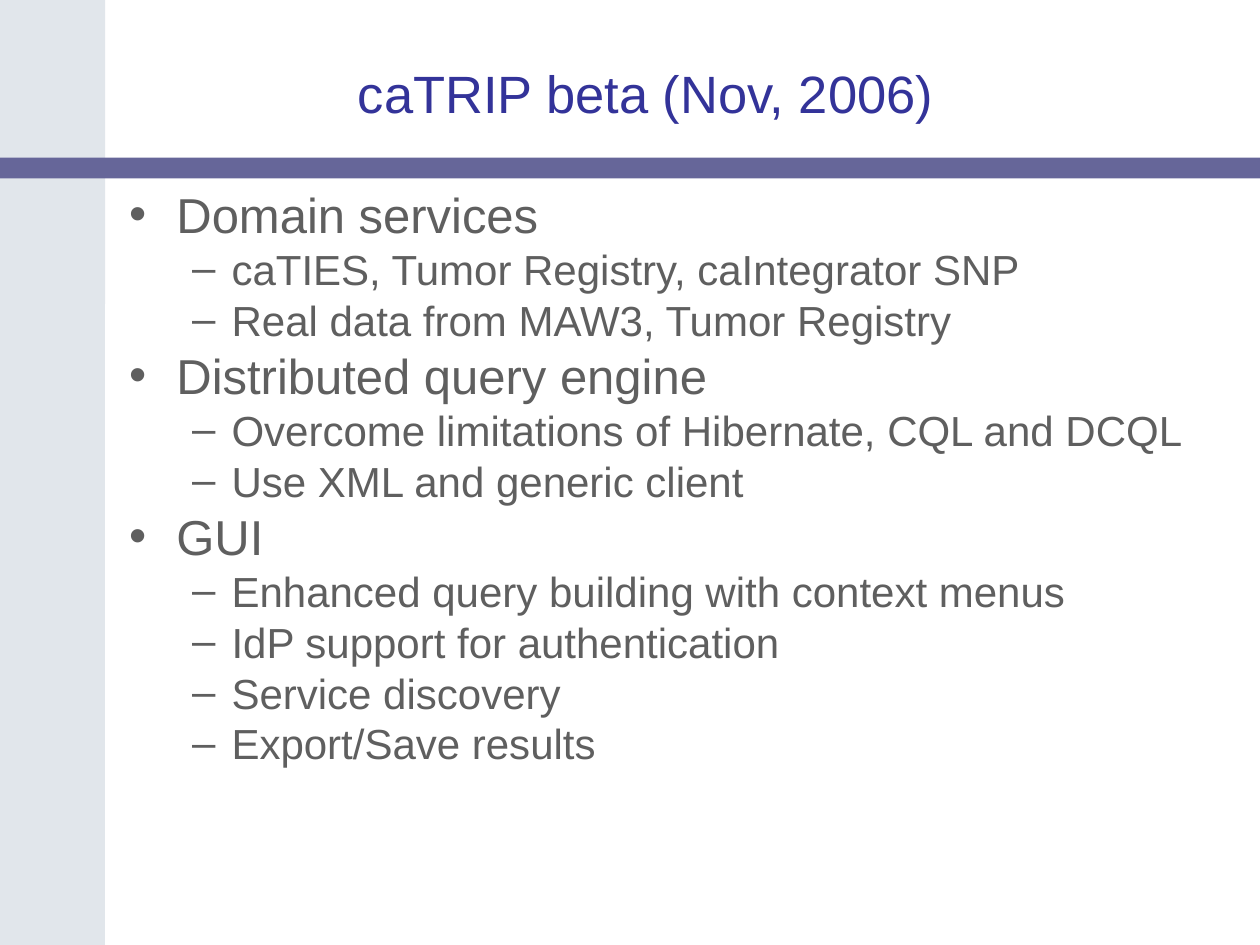
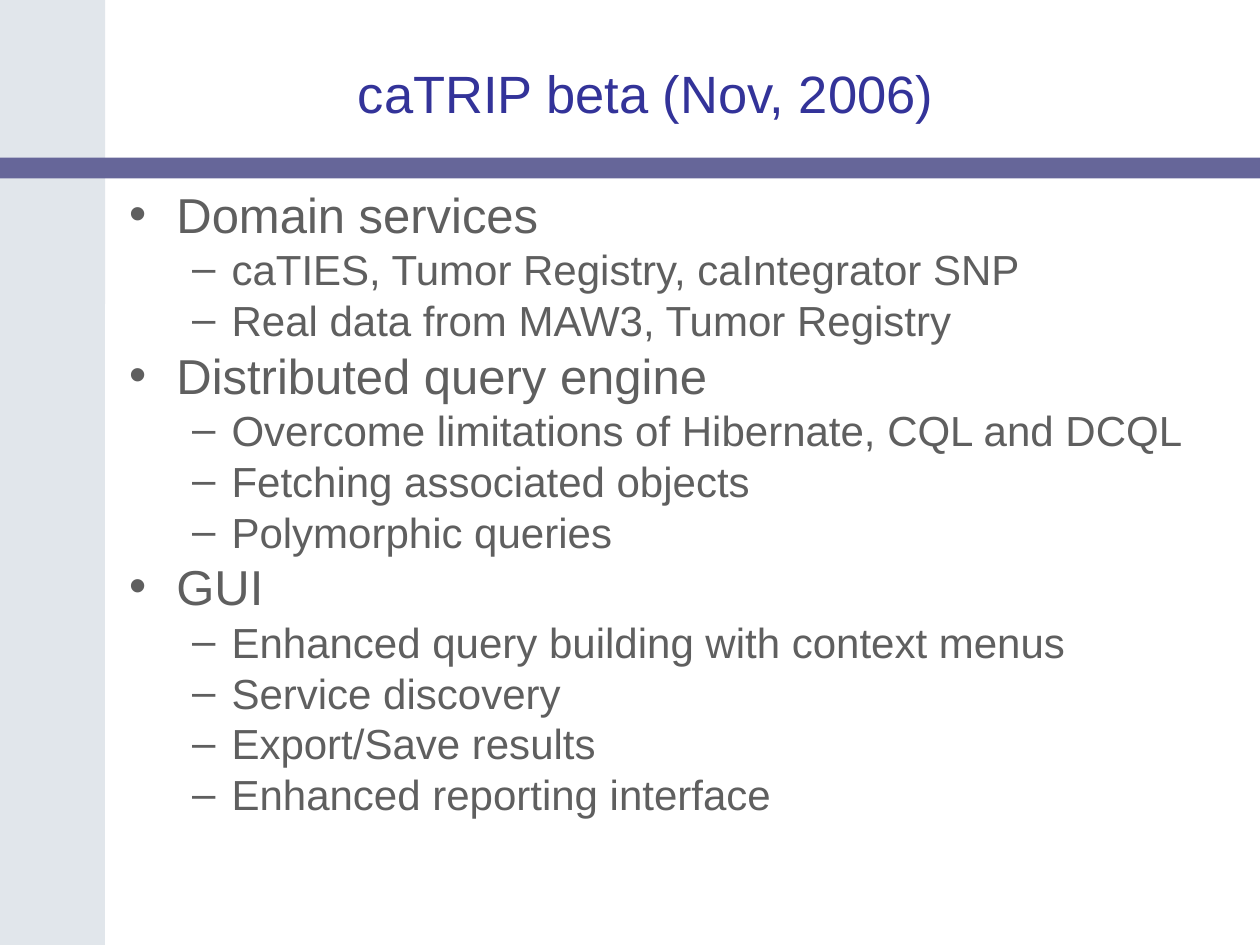
Before and after one commit to NCIP/catrip, a slide deck: slide 9 of catrip/documentation/presentations/catrip_alpha_demo_2006_08_11/catrip_alpha_demo_2006_08_11.ppt. Drawn at 1260x945 pixels with LibreOffice and Linux fonts; fonts in the diff are those of the drawing; background and template pictures are left out. Boxes give left, top, right and bottom in pixels: in the first picture for what was removed or moved away, otherwise in the second. Text is boxed around its words. In the diff, an @@ line names an element or a change of style, - is before the commit and + after.

```diff
--- a/catrip/documentation/presentations/catrip_alpha_demo_2006_08_11/catrip_alpha_demo_2006_08_11.ppt
+++ b/catrip/documentation/presentations/catrip_alpha_demo_2006_08_11/catrip_alpha_demo_2006_08_11.ppt
@@ text at [232,466,750,556]: text changed @@
-  – Use XML and generic client
+  – Fetching associated objects
+  – Polymorphic queries
@@ text at [232,627,779,666]: paragraph removed @@
-  – IdP support for authentication
@@ text at [232,779,771,819]: paragraph added @@
+  – Enhanced reporting interface
```
Also in this commit, not shown: 14 other slides changed.
